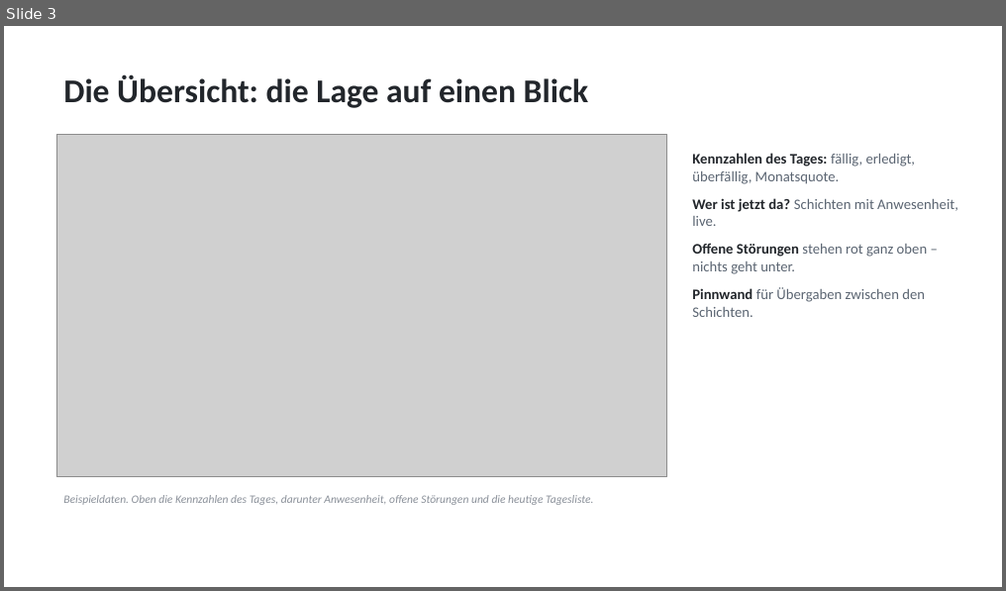
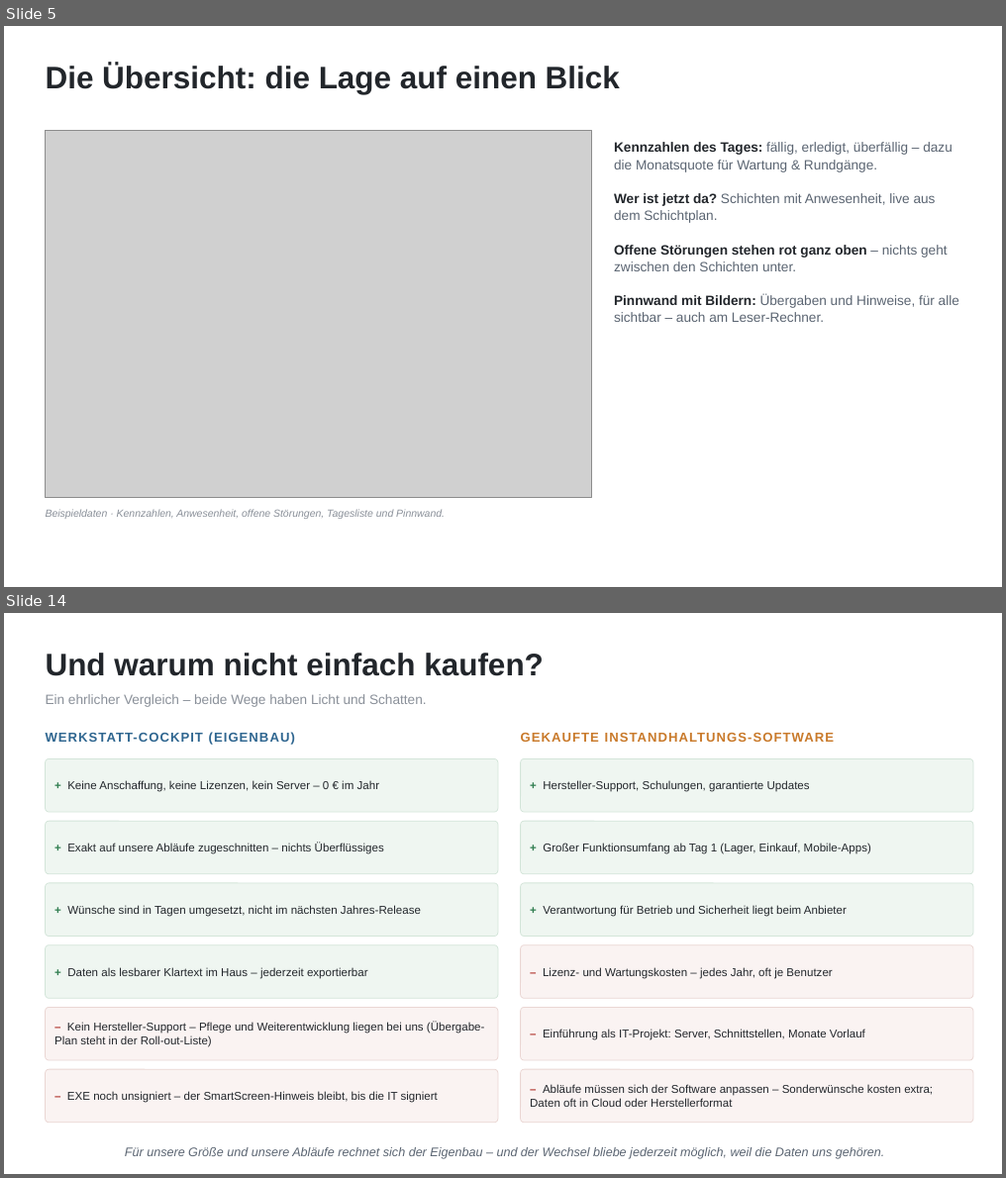
Before and after one commit to ciraciroberto90-debug/WerkstattKalender, a slide deck: doku/Werkstatt-Cockpit-Vorstellung.pptx. Shown one above the other, each under a label of ours: slide 3 before the commit, slides 5 and 14 after it; the slides between them are not shown. The pictures are 1006x591 and 1006x1178 pixels, drawn with LibreOffice and Linux fonts; fonts in the diff are those of the drawing; grey boxes stand for pictures. Boxes give left, top, right and bottom in pixels: in the first picture for what was removed or moved away, otherwise in the second. Text is boxed around its words. In the diff, an @@ line names an element or a change of style, - is before the commit and + after.

```diff
--- a/doku/Werkstatt-Cockpit-Vorstellung.pptx
+++ b/doku/Werkstatt-Cockpit-Vorstellung.pptx
@@ slide 14 added at (x1=4, y1=613, x2=1002, y2=1174), background #FFFFFF @@
@@ text added at (x1=46, y1=653, x2=544, y2=676), 30 pt, text #22262B, bold @@
+Und warum nicht einfach kaufen?
@@ text added at (x1=46, y1=694, x2=427, y2=707), 13 pt, text #8A9099 @@
+Ein ehrlicher Vergleich – beide Wege haben Licht und Schatten.
@@ text added at (x1=46, y1=732, x2=295, y2=745), 12.5 pt, text #2F6690, bold @@
+WERKSTATT-COCKPIT (EIGENBAU)
@@ rounded rectangle added at (x1=46, y1=759, x2=498, y2=812), fill #EFF6F1, outline #D3E5D9 0.75 pt, 11 pt, text #22262B @@
++ Keine Anschaffung, keine Lizenzen, kein Server – 0 € im Jahr
@@ text added at (x1=521, y1=733, x2=834, y2=742), 12.5 pt, text #C97A2B, bold @@
+GEKAUFTE INSTANDHALTUNGS-SOFTWARE
@@ rounded rectangle added at (x1=521, y1=759, x2=973, y2=812), fill #EFF6F1, outline #D3E5D9 0.75 pt, 11 pt, text #22262B @@
++ Hersteller-Support, Schulungen, garantierte Updates
@@ rounded rectangle added at (x1=46, y1=821, x2=498, y2=874), fill #EFF6F1, outline #D3E5D9 0.75 pt, 11 pt, text #22262B @@
++ Exakt auf unsere Abläufe zugeschnitten – nichts Überflüssiges
@@ rounded rectangle added at (x1=521, y1=821, x2=973, y2=874), fill #EFF6F1, outline #D3E5D9 0.75 pt, 11 pt, text #22262B @@
++ Großer Funktionsumfang ab Tag 1 (Lager, Einkauf, Mobile-Apps)
@@ rounded rectangle added at (x1=46, y1=883, x2=498, y2=937), fill #EFF6F1, outline #D3E5D9 0.75 pt, 11 pt, text #22262B @@
++ Wünsche sind in Tagen umgesetzt, nicht im nächsten Jahres-Release
@@ rounded rectangle added at (x1=521, y1=883, x2=973, y2=937), fill #EFF6F1, outline #D3E5D9 0.75 pt, 11 pt, text #22262B @@
++ Verantwortung für Betrieb und Sicherheit liegt beim Anbieter
@@ rounded rectangle added at (x1=46, y1=946, x2=498, y2=998), fill #EFF6F1, outline #D3E5D9 0.75 pt, 11 pt, text #22262B @@
++ Daten als lesbarer Klartext im Haus – jederzeit exportierbar
@@ rounded rectangle added at (x1=521, y1=946, x2=973, y2=998), fill #FAF3F2, outline #EAD6D3 0.75 pt, 11 pt, text #22262B @@
+– Lizenz- und Wartungskosten – jedes Jahr, oft je Benutzer
@@ rounded rectangle added at (x1=46, y1=1008, x2=498, y2=1060), fill #FAF3F2, outline #EAD6D3 0.75 pt, 11 pt, text #22262B @@
+– Kein Hersteller-Support – Pflege und Weiterentwicklung liegen bei uns (Übergabe-Plan steht in der Roll-out-Liste)
@@ rounded rectangle added at (x1=521, y1=1008, x2=973, y2=1060), fill #FAF3F2, outline #EAD6D3 0.75 pt, 11 pt, text #22262B @@
+– Einführung als IT-Projekt: Server, Schnittstellen, Monate Vorlauf
@@ rounded rectangle added at (x1=46, y1=1069, x2=498, y2=1123), fill #FAF3F2, outline #EAD6D3 0.75 pt, 11 pt, text #22262B @@
+– EXE noch unsigniert – der SmartScreen-Hinweis bleibt, bis die IT signiert
@@ rounded rectangle added at (x1=521, y1=1069, x2=973, y2=1123), fill #FAF3F2, outline #EAD6D3 0.75 pt, 11 pt, text #22262B @@
+– Abläufe müssen sich der Software anpassen – Sonderwünsche kosten extra; Daten oft in Cloud oder Herstellerformat
@@ text added at (x1=125, y1=1148, x2=885, y2=1159), 12 pt, text #5B6572, italic @@
+Für unsere Größe und unsere Abläufe rechnet sich der Eigenbau – und der Wechsel bliebe jederzeit möglich, weil die Daten uns gehören.
@@ what was slide 3 is now slide 5 @@
@@ slide 5 changed as well @@
@@ text "Die Übersicht: die Lage auf ..." moved from (x1=63, y1=76, x2=588, y2=108) to (x1=46, y1=64, x2=620, y2=94) @@
@@ text "Die Übersicht: die Lage auf ..." at (x1=46, y1=64, x2=620, y2=94): size 32 to 30 pt, font Calibri to Arial @@
@@ picture resized from (x1=56, y1=135, x2=666, y2=477) to (x1=46, y1=131, x2=592, y2=497) @@
@@ text at (x1=614, y1=142, x2=959, y2=322): text changed; size 14 to 13 pt; font Calibri to Arial @@
-• Kennzahlen des Tages: fällig, erledigt, überfällig, Monatsquote.
-• Wer ist jetzt da? Schichten mit Anwesenheit, live.
-• Offene Störungen stehen rot ganz oben – nichts geht unter.
-• Pinnwand für Übergaben zwischen den Schichten.
+Kennzahlen des Tages: fällig, erledigt, überfällig – dazu die Monatsquote für Wartung & Rundgänge.
+Wer ist jetzt da? Schichten mit Anwesenheit, live aus dem Schichtplan.
+Offene Störungen stehen rot ganz oben – nichts geht zwischen den Schichten unter.
+Pinnwand mit Bildern: Übergaben und Hinweise, für alle sichtbar – auch am Leser-Rechner.
@@ text at (x1=46, y1=509, x2=445, y2=519): text changed; size 11 to 10 pt; font Calibri to Arial @@
-Beispieldaten. Oben die Kennzahlen des Tages, darunter Anwesenheit, offene Störungen und die heutige Tagesliste.
+Beispieldaten · Kennzahlen, Anwesenheit, offene Störungen, Tagesliste und Pinnwand.
```
Also in this commit, not shown: 5 other slides changed, 10 other slides added, 5 slides removed, 7 other files.
